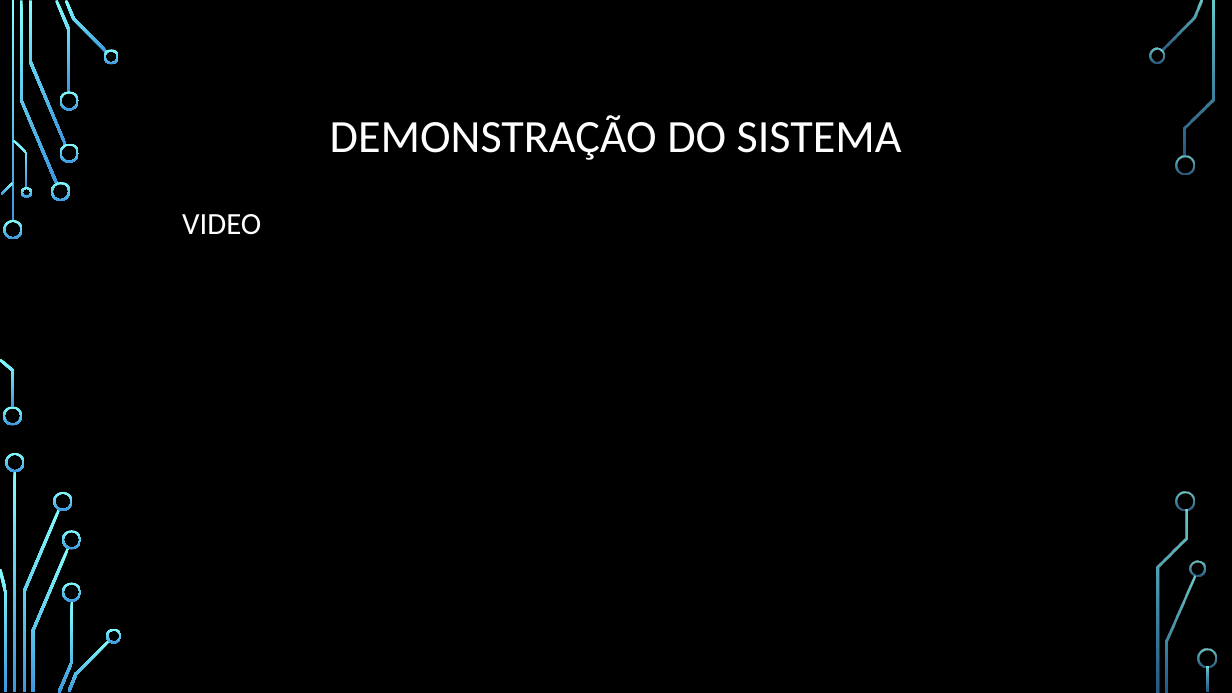
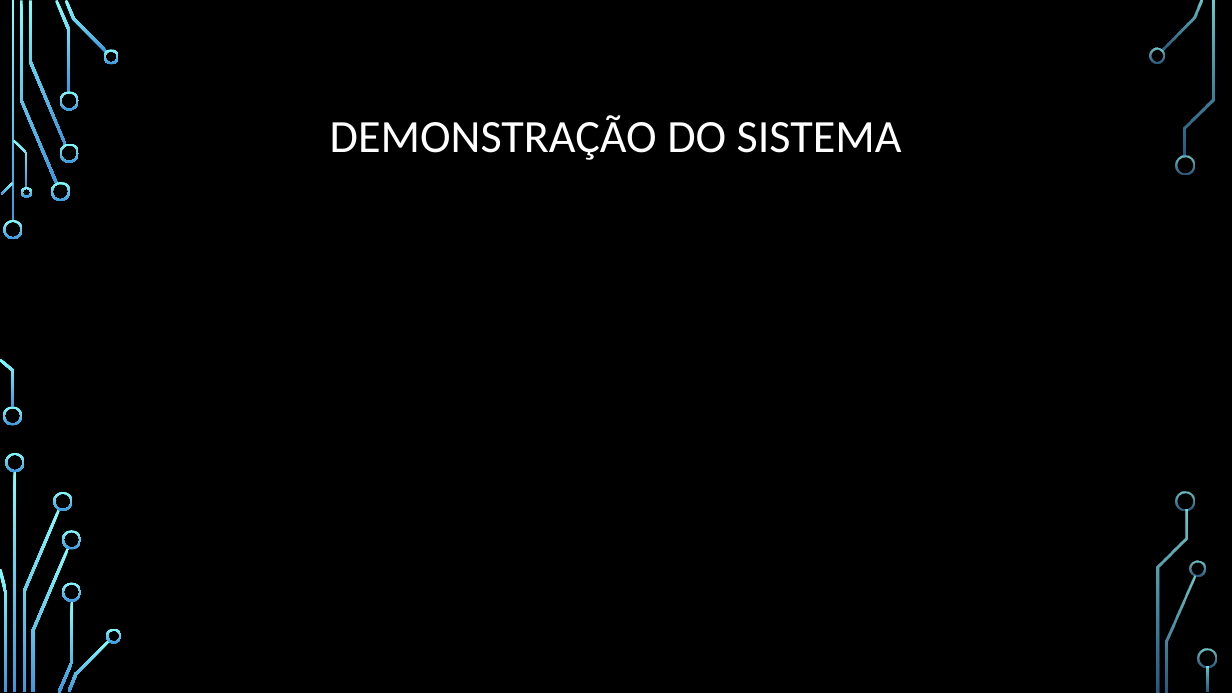
Before and after one commit to math-lopez/API_TCC_Piroquitos, a slide deck: slide 8 of Docs/Apresentação Final_Parcial.pptx (slide 7 before the commit). Drawn at 1232x693 pixels with LibreOffice and Linux fonts; fonts in the diff are those of the drawing; background and template pictures are left out. Boxes give left, top, right and bottom in pixels: in the first picture for what was removed or moved away, otherwise in the second. Text is boxed around its words. In the diff, an @@ line names an element or a change of style, - is before the commit and + after.

```diff
--- a/Docs/Apresentação Final_Parcial.pptx
+++ b/Docs/Apresentação Final_Parcial.pptx
@@ text removed at (182, 214, 261, 235) @@
-VIDEO
```
Also in this commit, not shown: 2 other slides changed, 2 slides added, 1 slide removed.
